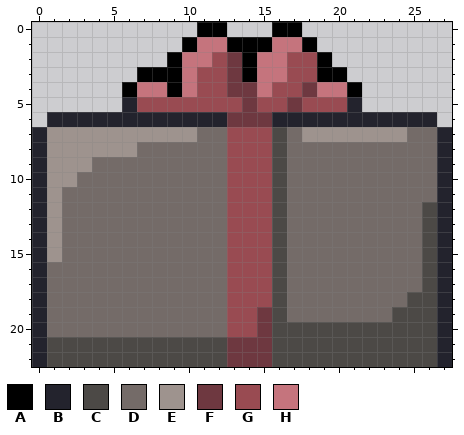
A pixel-art sprite gets an edit: sprites/images/spr_box_2_0.png. The picture above was drawn from the file before the commit.
The file is 28x23 pixels. Colours within 5 levels of each other are drawn and written as one.
Palette (. is transparent): A #000000  B #23232d  C #4c4946  D #746b68  E #9e938e  F #6e3840  G #994b52  H #c5747d
Pixels before, first column x 0:
 0 ...........AA...AA..........
 1 ..........AHHAAAHHA.........
 2 .........AHHGFAHHGGA........
 3 .......AAAHGGFAHHGGAA.......
 4 ......AHHAHGGFFHGGFHHA......
 5 ......BGGGGGGGFGGFGGGB......
 6 .BBBBBBBBBBBBFFFBBBBBBBBBBB.
 7 BEEEEEEEEEEDDGGGCDEEEEEEEDDB
 8 BEEEEEEDDDDDDGGGCDDDDDDDDDDB
 9 BEEEDDDDDDDDDGGGCDDDDDDDDDDB
10 BEEDDDDDDDDDDGGGCDDDDDDDDDDB
11 BEDDDDDDDDDDDGGGCDDDDDDDDDDB
12 BEDDDDDDDDDDDGGGCDDDDDDDDDCB
13 BEDDDDDDDDDDDGGGCDDDDDDDDDCB
14 BEDDDDDDDDDDDGGGCDDDDDDDDDCB
15 BEDDDDDDDDDDDGGGCDDDDDDDDDCB
16 BDDDDDDDDDDDDGGGCDDDDDDDDDCB
17 BDDDDDDDDDDDDGGGCDDDDDDDDDCB
18 BDDDDDDDDDDDDGGGCDDDDDDDDCCB
19 BDDDDDDDDDDDDGGFCDDDDDDDCCCB
20 BDDDDDDDDDDDDGGFCCCCCCCCCCCB
21 BCCCCCCCCCCCCFFFCCCCCCCCCCCB
22 BCCCCCCCCCCCCFFFCCCCCCCCCCCB
The same view after the edit:
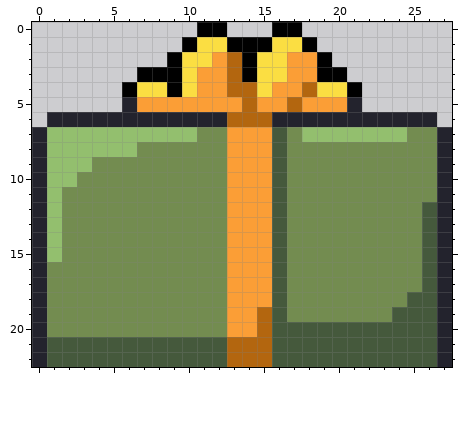
Difference:
colour C: #4c4946 -> #45593c
colour D: #746b68 -> #738c50
colour E: #9e938e -> #93bf6e
colour F: #6e3840 -> #b3660f
colour G: #994b52 -> #fb9e36
colour H: #c5747d -> #fbde42
Boxes around the changes in both pictures, in picture pixels (x1, y1, x2, y2):
changed: (47, 37, 437, 367)
